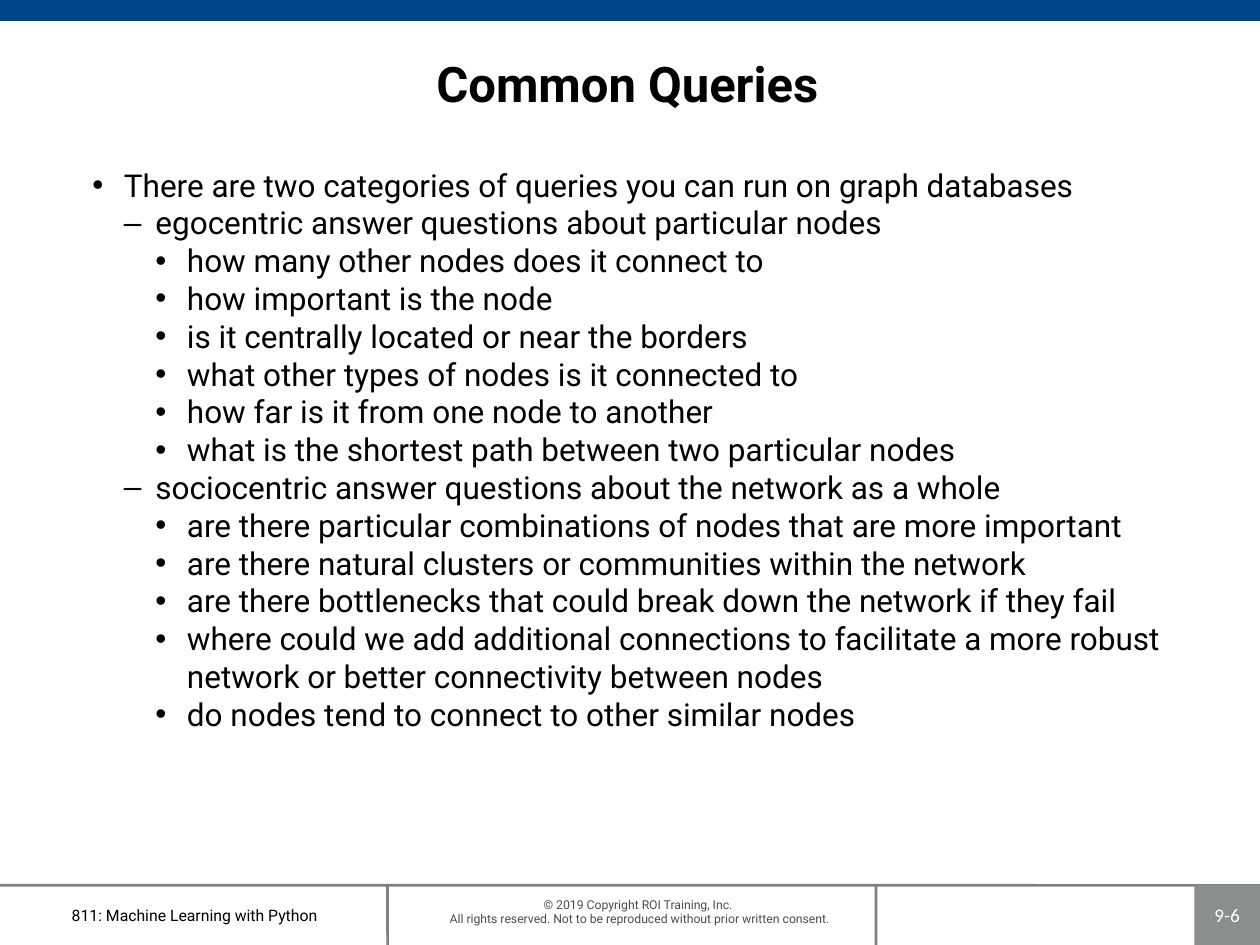
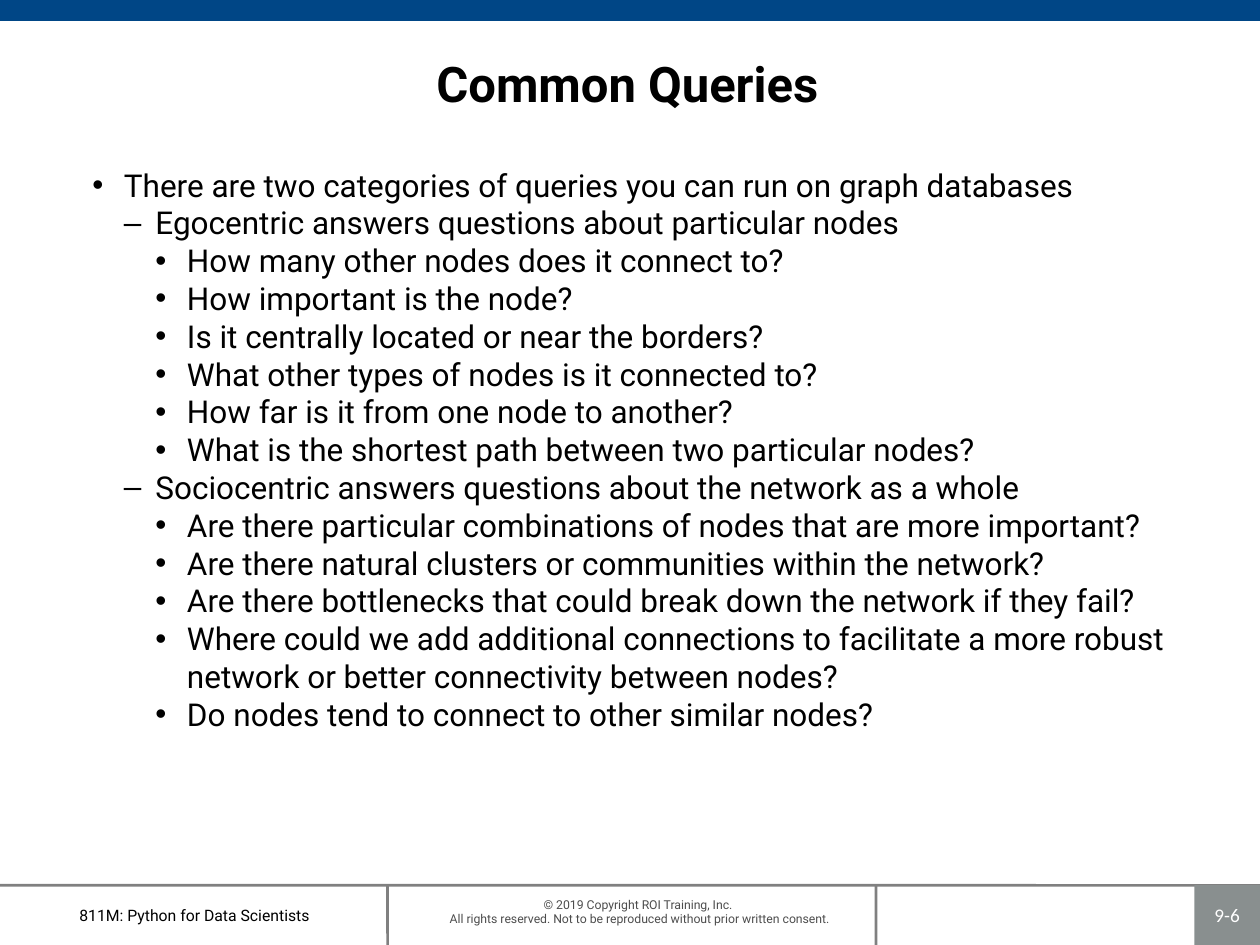
Before and after one commit to roitraining/PythonML, a slide deck: slide 6 of 811M-Ch09_GraphDatabase.pptx. Drawn at 1260x945 pixels with LibreOffice and Linux fonts; fonts in the diff are those of the drawing; background and template pictures are left out. Boxes give left, top, right and bottom in pixels: in the first picture for what was removed or moved away, otherwise in the second. Text is boxed around its words. In the diff, an @@ line names an element or a change of style, - is before the commit and + after.

```diff
--- a/811M-Ch09_GraphDatabase.pptx
+++ b/811M-Ch09_GraphDatabase.pptx
@@ text at bbox=[155, 210, 1164, 727]: text changed @@
-  – egocentric answer questions about particular nodes
-    • how many other nodes does it connect to
-    • how important is the node
-    • is it centrally located or near the borders
-    • what other types of nodes is it connected to
-    • how far is it from one node to another
-    • what is the shortest path between two particular nodes
-  – sociocentric answer questions about the network as a whole
-    • are there particular combinations of nodes that are more important
-    • are there natural clusters or communities within the network
-    • are there bottlenecks that could break down the network if they fail
-    • where could we add additional connections to facilitate a more robust network or better connectivity between nodes
-    • do nodes tend to connect to other similar nodes
+  – Egocentric answers questions about particular nodes
+    • How many other nodes does it connect to?
+    • How important is the node?
+    • Is it centrally located or near the borders?
+    • What other types of nodes is it connected to?
+    • How far is it from one node to another?
+    • What is the shortest path between two particular nodes?
+  – Sociocentric answers questions about the network as a whole
+    • Are there particular combinations of nodes that are more important?
+    • Are there natural clusters or communities within the network?
+    • Are there bottlenecks that could break down the network if they fail?
+    • Where could we add additional connections to facilitate a more robust network or better connectivity between nodes?
+    • Do nodes tend to connect to other similar nodes?
@@ text at bbox=[79, 909, 310, 925]: text changed @@
-811: Machine Learning with Python
+811M: Python for Data Scientists
```
Also in this commit, not shown: 14 other slides changed, 15 other files.
